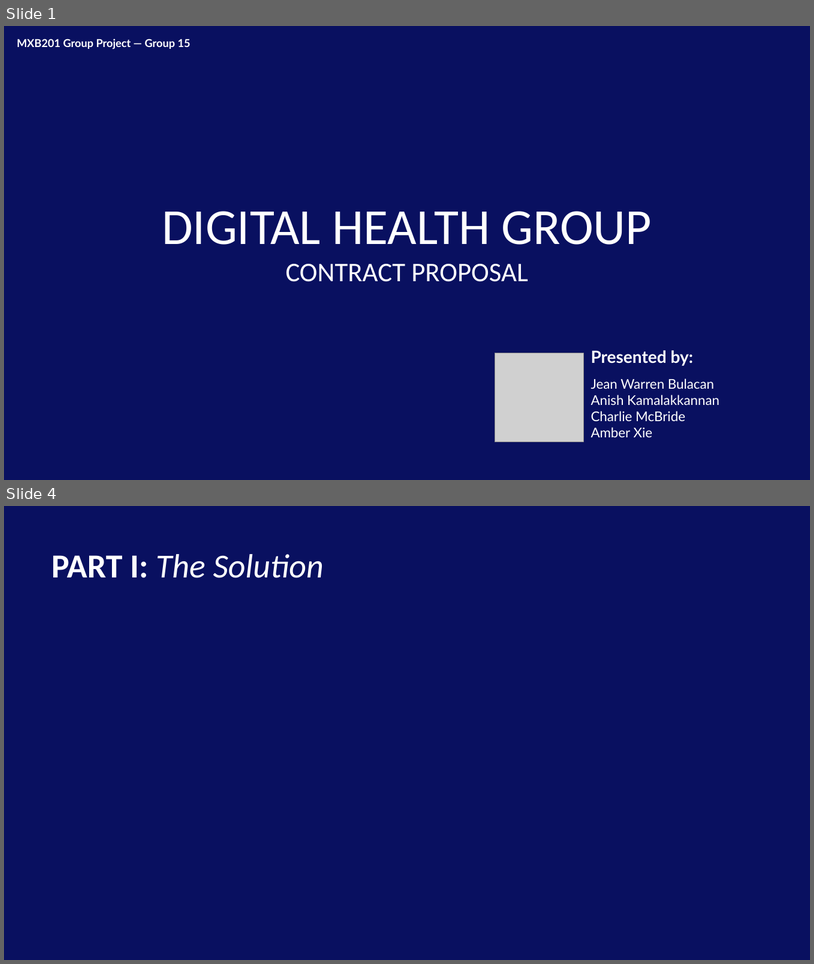
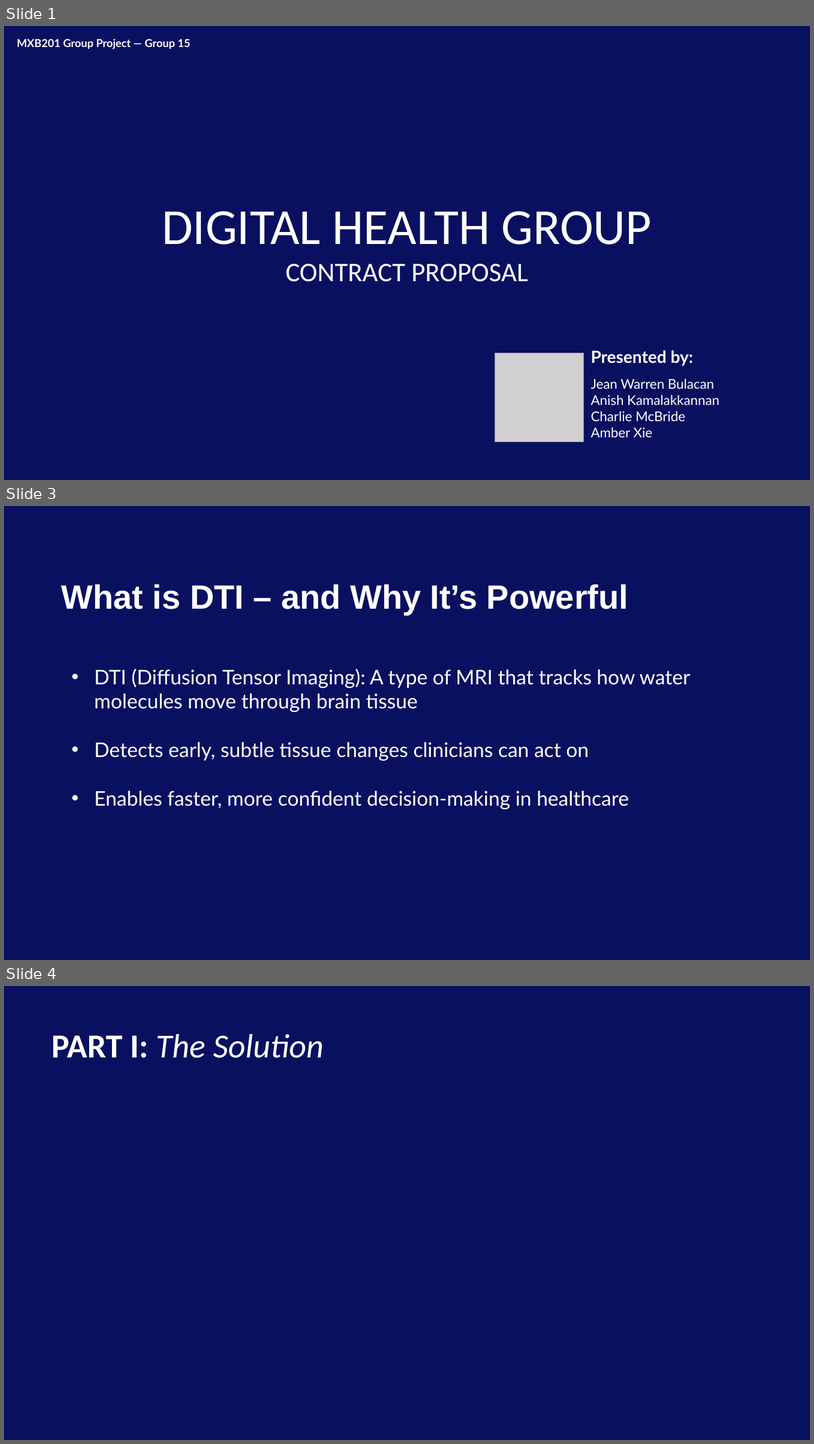
Before and after one commit to Neepa04/MXB201Group15, a slide deck: Report/Presentation.pptx. Shown one above the other, each under a label of ours: slides 1 and 4 before the commit, slides 1, 3 and 4 after it; the slides between them are not shown. The pictures are 814x964 and 814x1444 pixels, drawn with LibreOffice and Linux fonts; fonts in the diff are those of the drawing; grey boxes stand for pictures; background and template pictures are left out. Boxes give left, top, right and bottom in pixels: in the first picture for what was removed or moved away, otherwise in the second. Text is boxed around its words. In the diff, an @@ line names an element or a change of style, - is before the commit and + after.

```diff
--- a/Report/Presentation.pptx
+++ b/Report/Presentation.pptx
@@ slide 3 added at [4,506,810,960], background picture (left out) @@
@@ text added at [62,584,629,615], 40 pt, text #FFFFFF, bold @@
+What is DTI – and Why It’s Powerful
@@ subtitle added at [94,669,691,809], 24 pt, text #FFFFFF @@
+• DTI (Diffusion Tensor Imaging): A type of MRI that tracks how water molecules move through brain tissue
+• Detects early, subtle tissue changes clinicians can act on
+• Enables faster, more confident decision-making in healthcare
```
Also in this commit, not shown: 1 slide changed, 1 slide removed, 1 other file.
